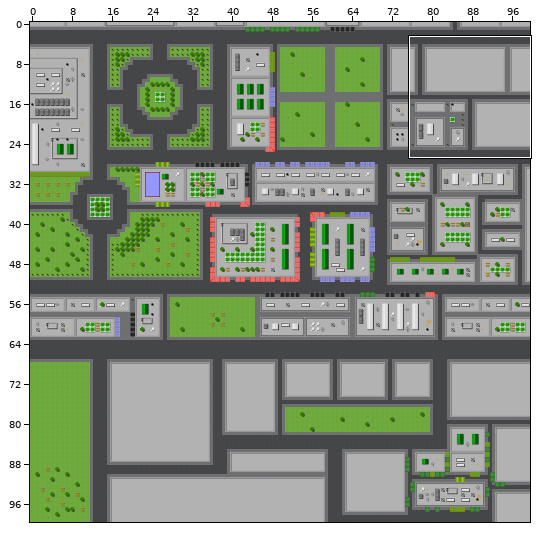
Tiled map -- assets/maps/City1.tmx. Above, an overview of the earlier version with the close-up marked.
Close-up. Old version:
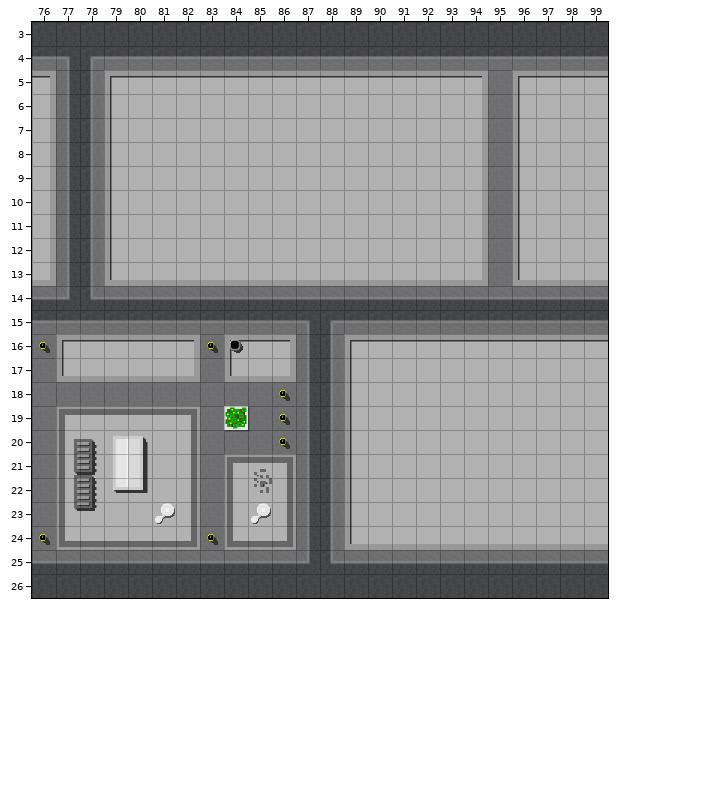
Cells are 32x32 px. Shown: x 76..99, y 3..26. The commit also changed other parts of the map, which this record leaves out.
After:
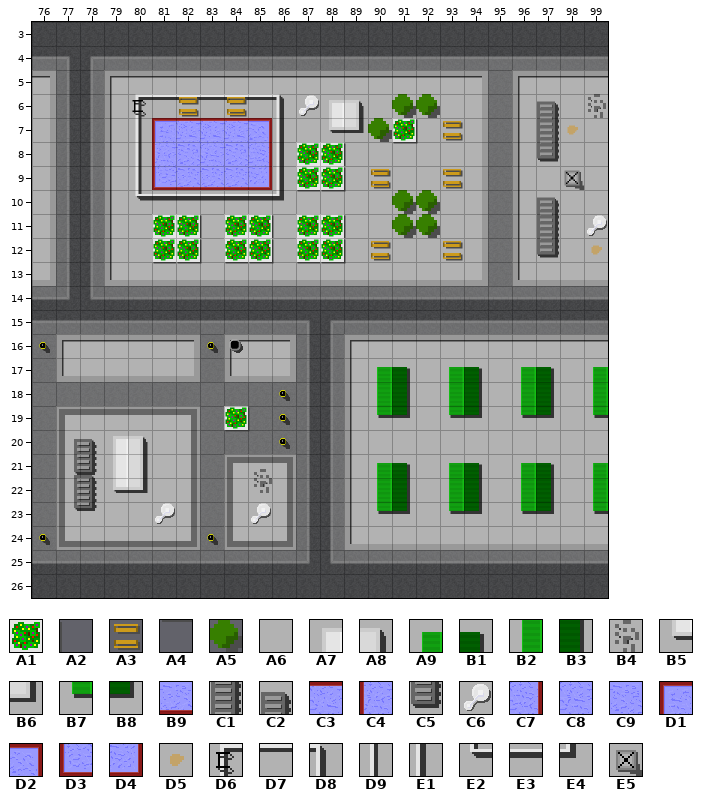
Key: from "Awnings": A1 4, A2 5, A3 10, A4 12, A5 18; from "Building1": A6 9, A7 10, A8 11, A9 12, B1 13, B2 20, B3 21, B4 22, B5 26, B6 27, B7 28, B8 29, B9 30, C1 34, C2 35, C3 36, C4 37, C5 43, C6 44, C7 45, C8 49, C9 50, D1 51, D2 52, D3 53, D4 54; from "Building2": D5 11, D6 20, D7 21, D8 22, D9 28, E1 30, E2 36, E3 37, E4 38, E5 49.
__ is an empty cell.
Difference:
Layer "Buildings":
Tile A6 becomes tile A1 in rows 8 to 9 at x 87 to 88; in rows 11 to 12 at x 81 to 82, 84 to 85 and 87 to 88.
Tile A6 becomes tile A9 in row 17 at x 90, 93, 96 and 99; in row 21 at x 90, 93, 96 and 99.
Tile A6 becomes tile B1 in row 17 at x 91, 94 and 97; in row 21 at x 91, 94 and 97.
Tile A6 becomes tile B2 in row 18 at x 90, 93, 96 and 99; in row 22 at x 90, 93, 96 and 99.
Tile A6 becomes tile B3 in row 18 at x 91, 94 and 97; in row 22 at x 91, 94 and 97.
Tile A6 becomes tile B4 in row 6 at x 99.
Tile A6 becomes tile B7 in row 19 at x 90, 93, 96 and 99; in row 23 at x 90, 93, 96 and 99.
Tile A6 becomes tile B8 in row 19 at x 91, 94 and 97; in row 23 at x 91, 94 and 97.
Tile A6 becomes tile B9 in row 9 at x 82 to 84.
Tile A6 becomes tile C1 in row 7 at x 97; in row 11 at x 97.
Tile A6 becomes tile C2 in row 6 at x 97; in row 10 at x 97.
Tile A6 becomes tile C3 in row 7 at x 82 to 84.
Tile A6 becomes tile C4 in row 8 at x 81.
Tile A6 becomes tile C5 in row 8 at x 97; in row 12 at x 97.
Tile A6 becomes tile C6 in row 11 at x 99.
Tile A6 becomes tile C7 in row 8 at x 85.
Tile A6 becomes tile C8 in row 8 at x 83.
Tile A6 becomes tile C9 in row 8 at x 82 and 84.
Tile A6 becomes tile D1 in row 7 at x 81.
Tile A6 becomes tile D2 in row 7 at x 85.
Tile A6 becomes tile D3 in row 9 at x 81.
Tile A6 becomes tile D4 in row 9 at x 85.
Tile A6 becomes tile D5 in row 7 at x 98; in row 12 at x 99.
Tile A6 becomes tile D6 in row 6 at x 80.
Tile A6 becomes tile D7 in row 6 at x 81 to 85.
Tile A6 becomes tile D8 in row 6 at x 86.
Tile A6 becomes tile D9 in rows 7 to 9 at x 80.
Tile A6 becomes tile E1 in rows 7 to 9 at x 86.
Tile A6 becomes tile E2 in row 10 at x 80.
Tile A6 becomes tile E3 in row 10 at x 81 to 85.
Tile A6 becomes tile E4 in row 10 at x 86.
Tile A6 becomes tile E5 in row 9 at x 98.
Layer "Decoration":
The author put tile A1 in row 7 at x 91.
The author put tile A2 in row 7 at x 92; in rows 8 to 9 at x 89; in rows 11 to 12 at x 83, 86 and 89.
The author put tile A3 in row 6 at x 82 and 84; in row 7 at x 93; in row 9 at x 90 and 93; in row 12 at x 90 and 93.
The author put tile A4 in row 8 at x 91; in row 10 at x 87 to 88; in row 13 at x 81 to 82, 84 to 85 and 87 to 88.
The author put tile A5 in row 6 at x 91 to 92; in row 7 at x 90; in rows 10 to 11 at x 91 to 92.
The author put tile A7 in row 6 at x 88.
The author put tile A8 in row 6 at x 89.
The author put tile B5 in row 7 at x 88.
The author put tile B6 in row 7 at x 89.
The author put tile C6 in row 6 at x 87.
